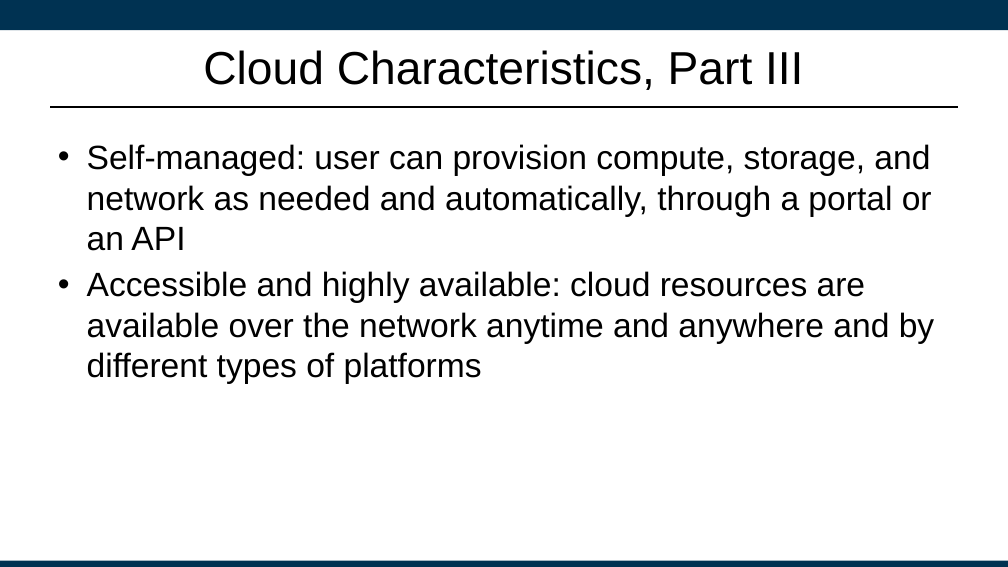
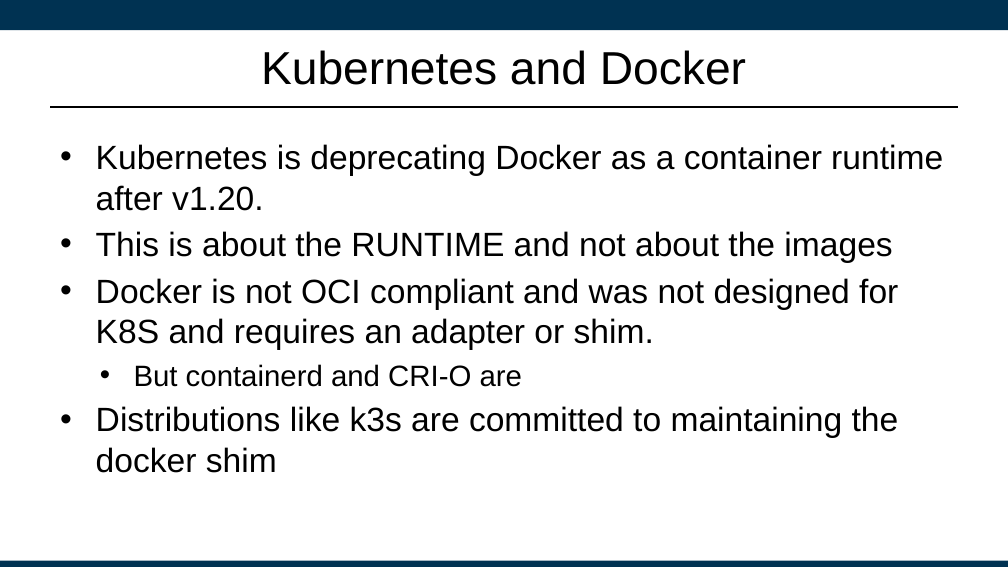
Before and after one commit to MIDS-scaling-up/v3a, a slide deck: slide 28 of week02/Lecture-wk02.pptx (slide 5 before the commit). Drawn at 1008x567 pixels with LibreOffice and Linux fonts; fonts in the diff are those of the drawing. Boxes give left, top, right and bottom in pixels: in the first picture for what was removed or moved away, otherwise in the second. Text is boxed around its words. In the diff, an @@ line names an element or a change of style, - is before the commit and + after.

```diff
--- a/week02/Lecture-wk02.pptx
+++ b/week02/Lecture-wk02.pptx
@@ title at <box>261,50,746,85</box>: text changed @@
-Cloud Characteristics, Part III
+Kubernetes and Docker
@@ text at <box>96,144,943,473</box>: text changed @@
-• Self-managed: user can provision compute, storage, and network as needed and automatically, through a portal or
-  an API
-• Accessible and highly available: cloud resources are available over the network anytime and anywhere and by different types of platforms
+• Kubernetes is deprecating Docker as a container runtime after v1.20.
+• This is about the RUNTIME and not about the images
+• Docker is not OCI compliant and was not designed for K8S and requires an adapter or shim.
+  • But containerd and CRI-O are
+• Distributions like k3s are committed to maintaining the docker shim
```
Also in this commit, not shown: 2 other slides changed, 26 slides added, 29 slides removed.
